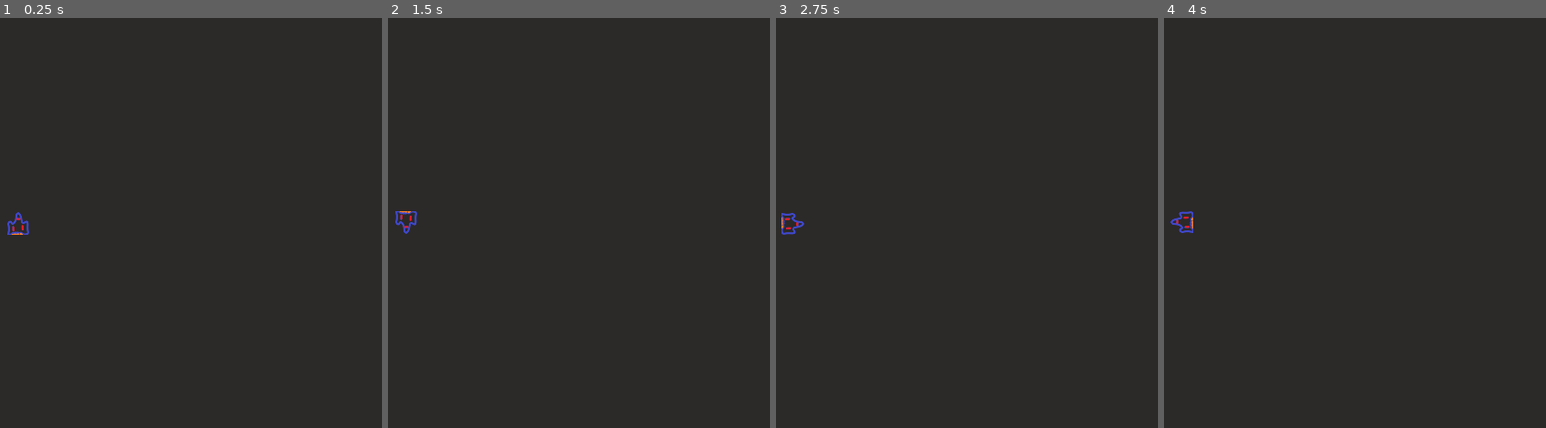
Above: before the commit, frames 1-4 (left to right).
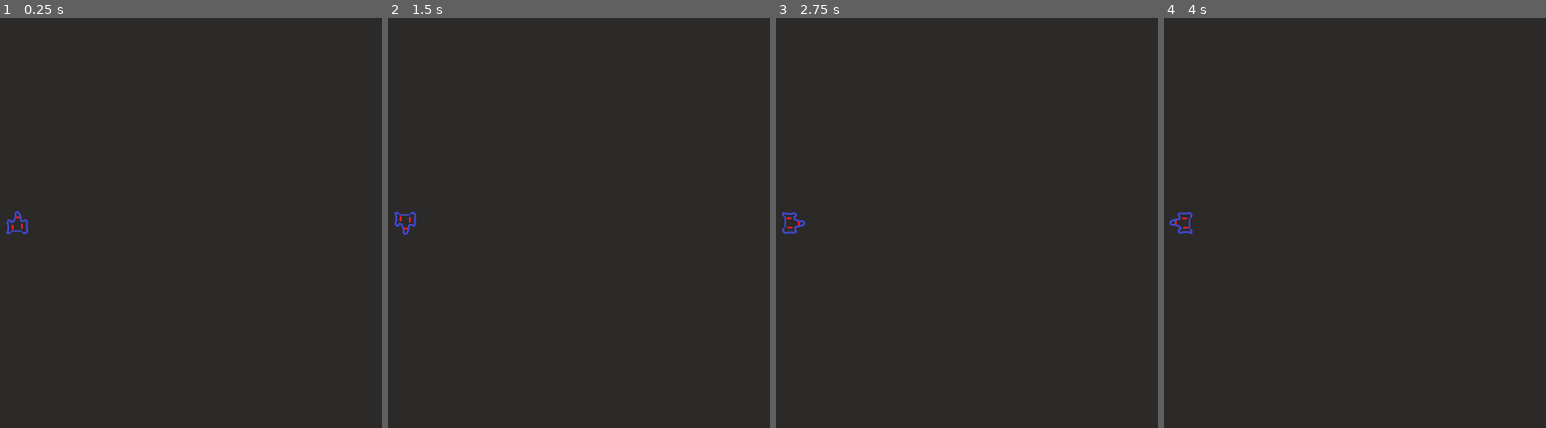
Above: after the commit, the same moments.

Repository: DaveFox/overextend
Game: Godot game, scene res://Main.tscn
The game is run twice, just before and just after one commit, with the same random seed, the same clock (stepped at 60 frames per second) and the same inputs.
Inputs:
- Up to frame 1 (0.25 s): no input
- Up to frame 2 (1.5 s): tap Enter at 0.5 s; hold D (move_right) 0.53-1.28 s; tap Space at 1.25 s; hold S (move_down) from 1.28 s (still down)
- Up to frame 3 (2.75 s): tap Enter at 2 s; release S (move_down) at 2.03 s; hold D (move_right) from 2.03 s (still down)
- Up to frame 4 (4 s): tap Space at 2.75 s; release D (move_right) at 2.78 s; hold W (move_up) 2.78-3.53 s; tap Enter at 3.5 s; hold A (move_left) from 3.53 s (still down)

The runs differ from the first frame. In frame 1, 0.2% of the frame differs, in the area x 1-8%, y 47-53%; in frame 2, 0.2%; in frame 3, 0.2%; in frame 4, 0.2%.

Commit message:
Fix animations

Diff:
--- a/Player.gd
+++ b/Player.gd
@@ -1,19 +1,19 @@
 extends CharacterBody2D
 
-#@export var speed
 var maxspeed = 600
 var drag = 0.0125
 var screenSize = Vector2.ZERO
 
 func _ready():
+	print('ready')
 	screenSize = get_viewport_rect().size
 	position = Vector2(get_viewport_rect().position.x + screenSize.x/2, get_viewport_rect().position.y + screenSize.y/2)
+	$AnimatedSprite2D.animation = "engineOn"
+	$AnimatedSprite2D.play()
 
-func _physics_process(delta: float):
-
+func _physics_process(_delta: float):
 	if Input.is_action_pressed("move_up"):
 		velocity.y -= 20
-		$AnimatedSprite2D.animation = "engineOn"
 		$AnimatedSprite2D.flip_v = false
 		$AnimatedSprite2D.rotation = deg_to_rad(0)
 	if Input.is_action_pressed("move_down"):
--- a/Player.tscn
+++ b/Player.tscn
@@ -1,33 +1,33 @@
 [gd_scene load_steps=6 format=3 uid="uid://dsycl4cw7jfbr"]
 
 [ext_resource type="Texture2D" uid="uid://cnhck6oiqex84" path="res://ship-1.png" id="1"]
-[ext_resource type="Texture2D" uid="uid://diai2r6f3sf17" path="res://ship-2.png" id="2"]
+[ext_resource type="Texture2D" uid="uid://bphajta7ty48n" path="res://ship-2.png" id="2"]
 [ext_resource type="Script" path="res://Player.gd" id="3"]
 
-[sub_resource type="SpriteFrames" id="1"]
+[sub_resource type="SpriteFrames" id="SpriteFrames_ic061"]
 animations = [{
 "frames": [{
 "duration": 1.0,
-"texture": ExtResource("1")
+"texture": ExtResource("2")
 }, {
 "duration": 1.0,
-"texture": ExtResource("2")
+"texture": ExtResource("1")
 }],
 "loop": true,
 "name": &"engineOn",
-"speed": 5.0
+"speed": 3.0
 }]
 
 [sub_resource type="CircleShape2D" id="2"]
-radius = 36.0555
+radius = 41.0122
 
 [node name="Player" type="CharacterBody2D"]
 script = ExtResource("3")
+metadata/_edit_group_ = true
 
 [node name="AnimatedSprite2D" type="AnimatedSprite2D" parent="."]
-sprite_frames = SubResource("1")
+sprite_frames = SubResource("SpriteFrames_ic061")
 animation = &"engineOn"
-frame_progress = 0.749007
 
 [node name="Player Hitbox" type="CollisionShape2D" parent="."]
 position = Vector2(2, 8)
Binary file changed: ship-1.png
Binary file changed: ship-2.png
Not shown, changed: ship-2.png.import
Binary file removed: ship-3.png
Not shown, removed: ship-3.png.import
Binary file removed: ship-4.png
Not shown, removed: ship-4.png.import
